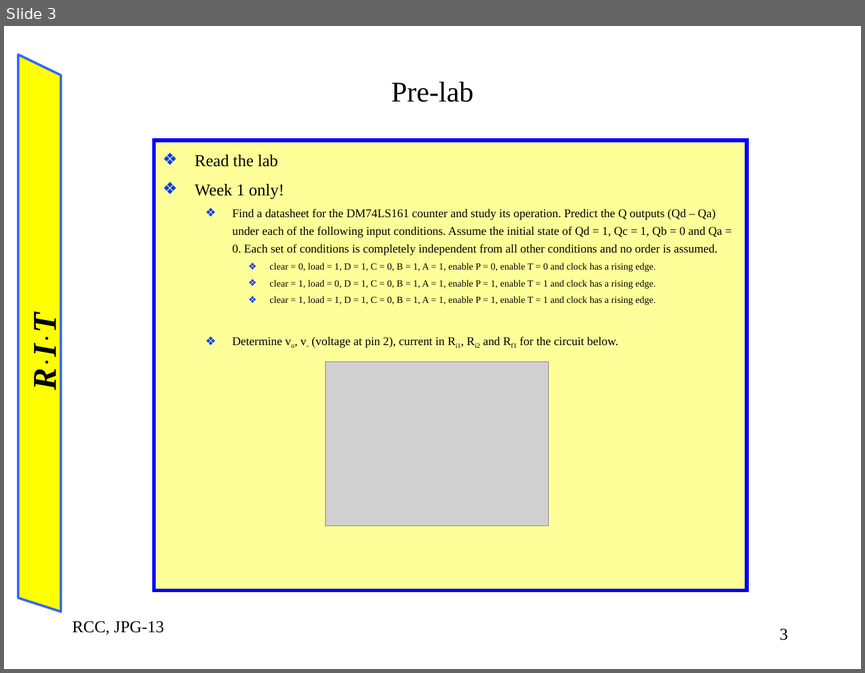
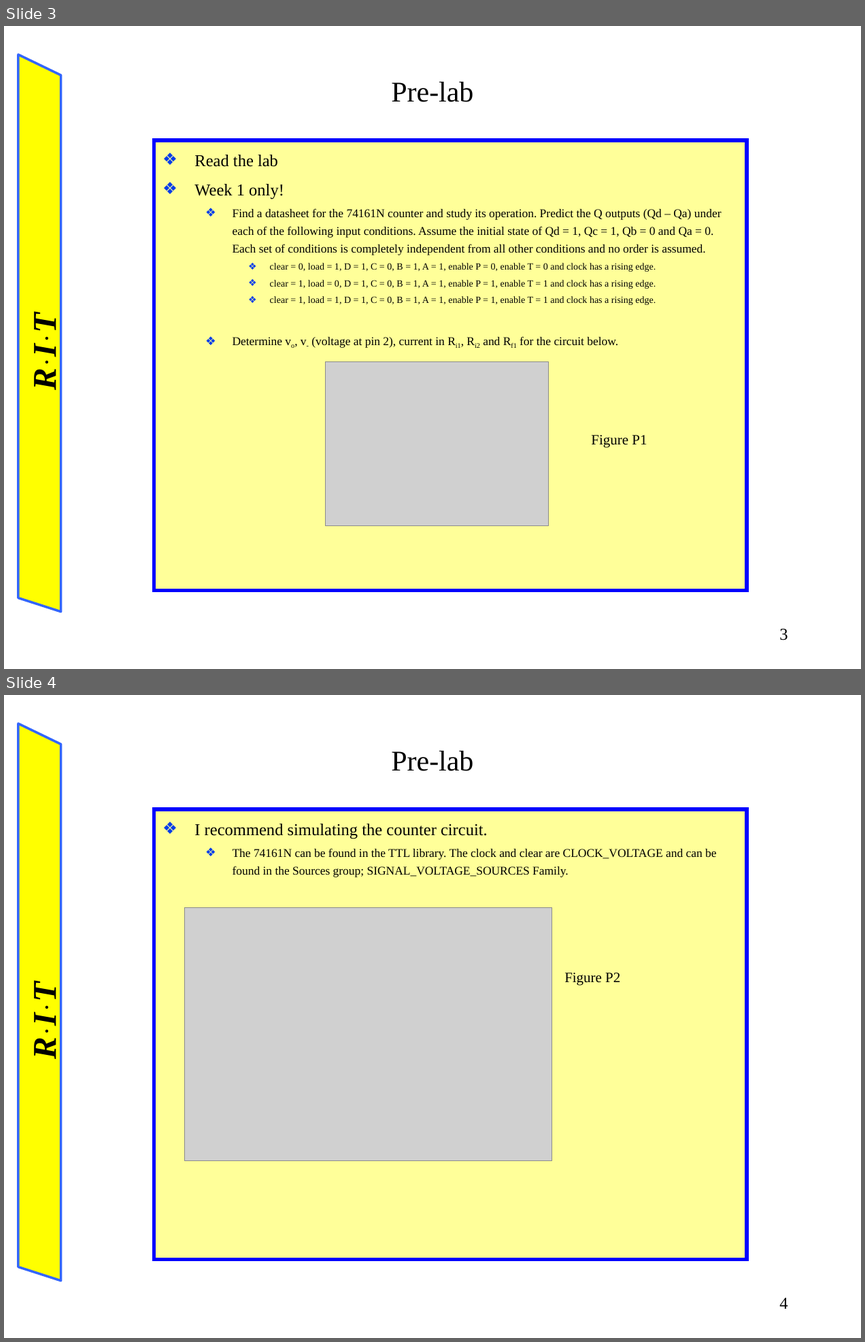
Before and after one commit to blizzardfinnegan/rit2195Notes, a slide deck: EEET-222-03/lab6/lab6.ppt. Shown one above the other, each under a label of ours: slide 3 before the commit, slides 3 and 4 after it. The pictures are 865x673 and 865x1342 pixels, drawn with LibreOffice and Linux fonts; fonts in the diff are those of the drawing; grey boxes stand for pictures. Boxes give left, top, right and bottom in pixels: in the first picture for what was removed or moved away, otherwise in the second. Text is boxed around its words. In the diff, an @@ line names an element or a change of style, - is before the commit and + after.

```diff
--- a/EEET-222-03/lab6/lab6.ppt
+++ b/EEET-222-03/lab6/lab6.ppt
@@ slide 4 added at <box>4,695,861,1338</box>, background #FFFFFF; not listed: 2 template elements that a slide beside it also shows @@
@@ title added at <box>391,751,473,771</box>, 24 pt, text #000000 @@
+Pre-lab
@@ text added at <box>154,809,747,1259</box>, fill #FFFF99, outline #0000FF 3 pt, 10 pt, text #000000 @@
+❖ I recommend simulating the counter circuit.
+  ❖ The 74161N can be found in the TTL library. The clock and clear are CLOCK_VOLTAGE and can be found in the Sources group; SIGNAL_VOLTAGE_SOURCES Family.
@@ picture added at <box>185,907,552,1161</box> @@
@@ text added at <box>564,972,620,985</box>, 12 pt, text #000000 @@
+Figure P2
@@ page number added at <box>779,1297,787,1308</box>, 14 pt, text #000000 @@
+4
@@ slide 3 changed as well @@
@@ text at <box>232,208,721,237</box>: text changed @@
-  ❖ Find a datasheet for the DM74LS161 counter and study its operation. Predict the Q outputs (Qd – Qa) under each of the following input conditions. Assume the initial state of Qd = 1, Qc = 1, Qb = 0 and Qa = 0. Each set of conditions is completely independent from all other conditions and no order is assumed.
+  ❖ Find a datasheet for the 74161N counter and study its operation. Predict the Q outputs (Qd – Qa) under each of the following input conditions. Assume the initial state of Qd = 1, Qc = 1, Qb = 0 and Qa = 0. Each set of conditions is completely independent from all other conditions and no order is assumed.
@@ text added at <box>591,435,647,448</box>, 12 pt, text #000000 @@
+Figure P1
@@ text removed at <box>72,620,164,635</box> @@
-RCC, JPG-13
```
Also in this commit, not shown: 12 other slides changed, 2 other slides added, 1 slide removed, 51 other files.
